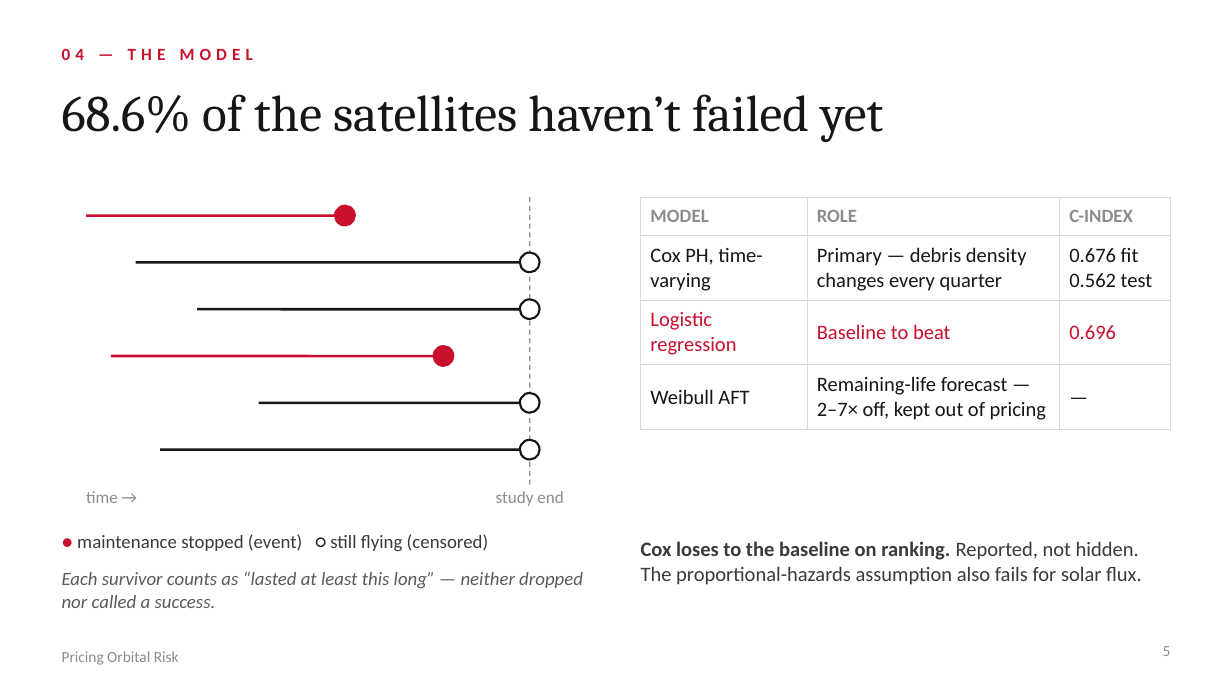
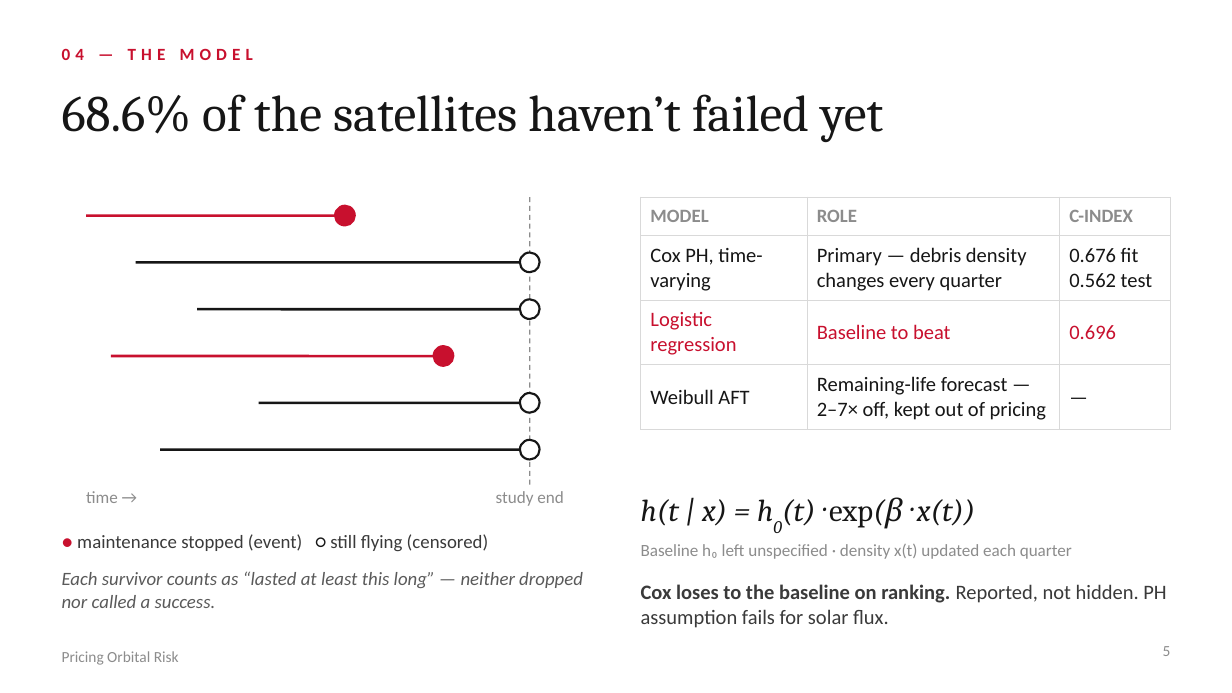
Before and after one commit to aQuantVortex/orbital-risk, a slide deck: slide 5 of presentation/Pricing_Orbital_Risk.pptx. Drawn at 1232x693 pixels with LibreOffice and Linux fonts; fonts in the diff are those of the drawing. Boxes give left, top, right and bottom in pixels: in the first picture for what was removed or moved away, otherwise in the second. Text is boxed around its words. In the diff, an @@ line names an element or a change of style, - is before the commit and + after.

```diff
--- a/presentation/Pricing_Orbital_Risk.pptx
+++ b/presentation/Pricing_Orbital_Risk.pptx
@@ text added at (641,497,976,529), 18 pt, text #161616, italic @@
+h(t | x) = h0(t) · exp(β · x(t))
@@ text added at (641,544,1072,559), 10 pt, text #8C8C8C @@
+Baseline h₀ left unspecified · density x(t) updated each quarter
@@ text at (641,584,1166,628): text changed @@
-Cox loses to the baseline on ranking. Reported, not hidden. The proportional-hazards assumption also fails for solar flux.
+Cox loses to the baseline on ranking. Reported, not hidden. PH assumption fails for solar flux.
```
